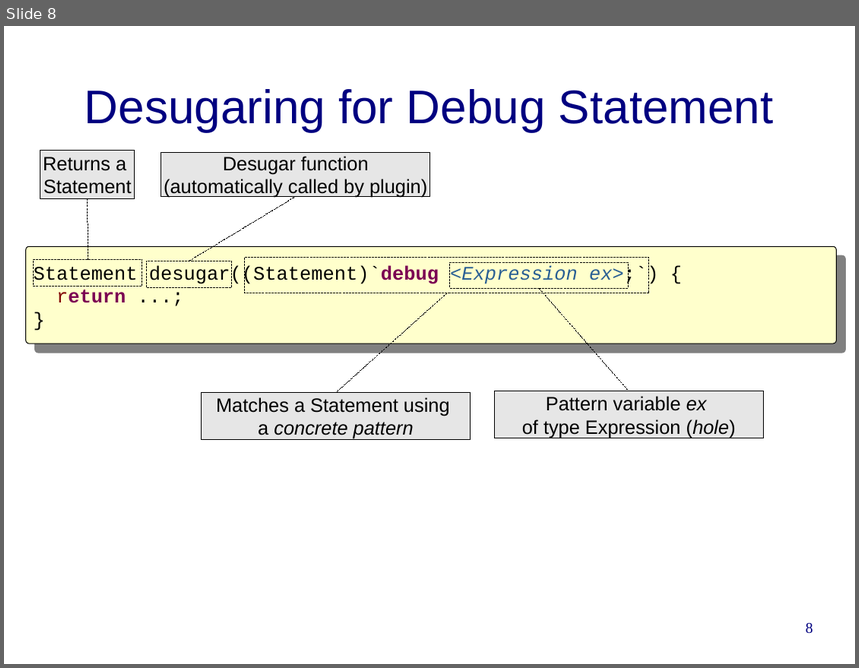
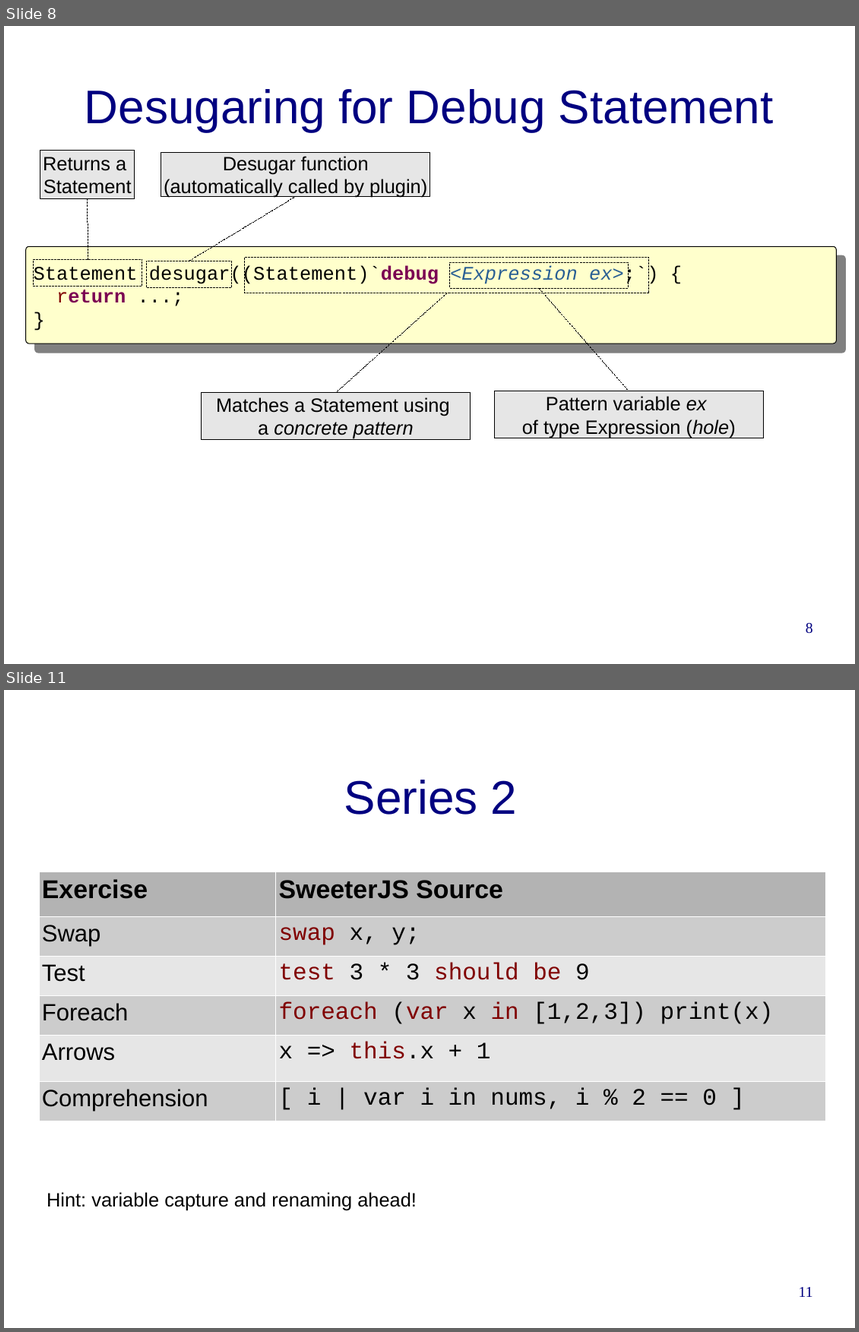
Before and after one commit to cwi-swat/rascal-course-pldi-2015, a slide deck: presentations/HackYourJavascript.odp. Shown one above the other, each under a label of ours: slide 8 before the commit, slides 8 and 11 after it; the slides between them are not shown. The pictures are 859x668 and 859x1332 pixels, drawn with LibreOffice and Linux fonts; fonts in the diff are those of the drawing; background and template pictures are left out. Boxes give left, top, right and bottom in pixels: in the first picture for what was removed or moved away, otherwise in the second. Text is boxed around its words. In the diff, an @@ line names an element or a change of style, - is before the commit and + after.

```diff
--- a/presentations/HackYourJavascript.odp
+++ b/presentations/HackYourJavascript.odp
@@ slide 11 added at box(4, 690, 855, 1328), background #FFFFFF @@
@@ title added at box(344, 780, 518, 815), 44 pt, text #000080 @@
+Series 2
@@ table added at box(39, 872, 826, 1121), 6 rows, 2 columns @@
+Exercise | SweeterJS Source
+Swap | swap x, y;
+Test | test 3 * 3 should be 9
+Foreach | foreach (var x in [1,2,3]) print(x)
+Arrows | x => this.x + 1
+Comprehension | [ i | var i in nums, i % 2 == 0 ]
@@ text added at box(47, 1192, 417, 1211), 18 pt, text #000000 @@
+Hint: variable capture and renaming ahead!
@@ page number added at box(799, 1287, 813, 1297), 14 pt, text #000080 @@
+11
```
Also in this commit, not shown: 2 slides changed, 1 other slide added.
